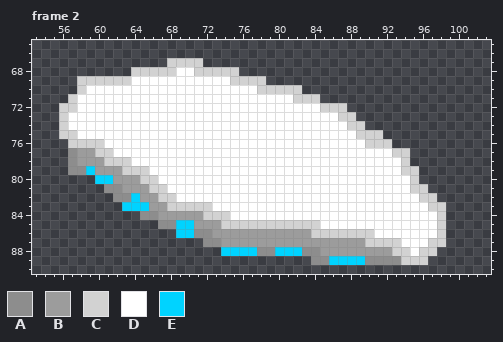
One commit to this pixel-art file: ffegx_sprites/Player Blue Thruster Right/player_blue_thruster.aseprite. The picture above is the old version.
105x130 pixels, 13 frames. Shown: frame 2: x 53..103, y 65..90. The commit also changed other frames, which this record leaves out.
Palette (. is transparent): A #8d8d8d  B #9c9c9c  C #d2d2d2  D #ffffff  E #00d3ff
Pixels before, frame 2, first column x 56:
67 ............CCCC...........................
68 ........CCCCCDDCCCCC.......................
69 ..CCCCCCDDDDDDDDDDDCCCC....................
70 ..CDDDDDDDDDDDDDDDDDDDCCCCC................
71 .CDDDDDDDDDDDDDDDDDDDDDDDDCCC..............
72 CCDDDDDDDDDDDDDDDDDDDDDDDDDDDCCC...........
73 CDDDDDDDDDDDDDDDDDDDDDDDDDDDDDDCC..........
74 CDDDDDDDDDDDDDDDDDDDDDDDDDDDDDDDCC.........
75 CCDDDDDDDDDDDDDDDDDDDDDDDDDDDDDDDCCC.......
76 .CCCCDDDDDDDDDDDDDDDDDDDDDDDDDDDDDCCC......
77 .ABBCCDDDDDDDDDDDDDDDDDDDDDDDDDDDDDDDCC....
78 .ABBBCCCDDDDDDDDDDDDDDDDDDDDDDDDDDDDDDC....
79 .AAEBBBCCCDDDDDDDDDDDDDDDDDDDDDDDDDDDDCC...
80 ....EEBBBCCDDDDDDDDDDDDDDDDDDDDDDDDDDDDC...
81 .....AABBBCCDDDDDDDDDDDDDDDDDDDDDDDDDDDCC..
82 ......AAEBBCCDDDDDDDDDDDDDDDDDDDDDDDDDDDCC.
83 .......EEEBBCCCCCDDDDDDDDDDDDDDDDDDDDDDDDCC
84 .........AABBBBBCCCDDDDDDDDDDDDDDDDDDDDDDDC
85 ...........AAEEBBBCCCCCCCCCCCDDDDDDDDDDDDDC
86 .............EEAABBBBBBBBBBBCCCCCCCDDDDDDDC
87 ................AABBBBBBBBBBBBBBBBCCCCDDDCC
88 ..................EEEEAAEEEAABBBBBBBBCCDCC.
89 ............................AAEEEEAAAACCC..
And afterwards:
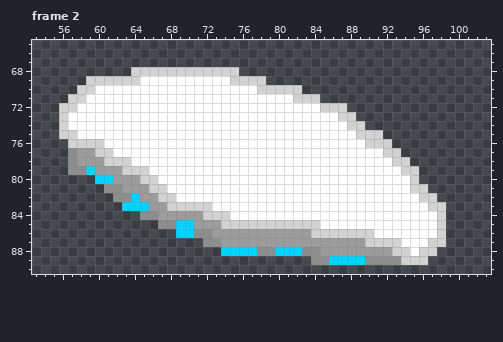
From old to new:
{"where": "frame 2, layer \"Thruster\""}
{"frame":2,"y":67,"x":68,"old":"CCCC","new":"...."}
{"frame":2,"y":68,"x":69,"old":"DD","new":"CC"}
{"frame":2,"y":69,"x":58,"old":"C","new":"."}
{"frame":2,"y":69,"x":64,"old":"D","new":"C"}
{"frame":2,"y":70,"x":59,"old":"D","new":"C"}
{"frame":2,"y":71,"x":58,"old":"D","new":"C"}
{"frame":2,"y":77,"x":92,"old":"D","new":"C"}
{"frame":2,"y":77,"x":94,"old":"C","new":"."}
{"frame":2,"y":78,"x":93,"old":"D","new":"C"}
{"label":"changed","picture_box":[167,58,203,76]}
{"label":"changed","picture_box":[77,76,140,103]}
{"label":"changed","picture_box":[383,148,410,166]}
